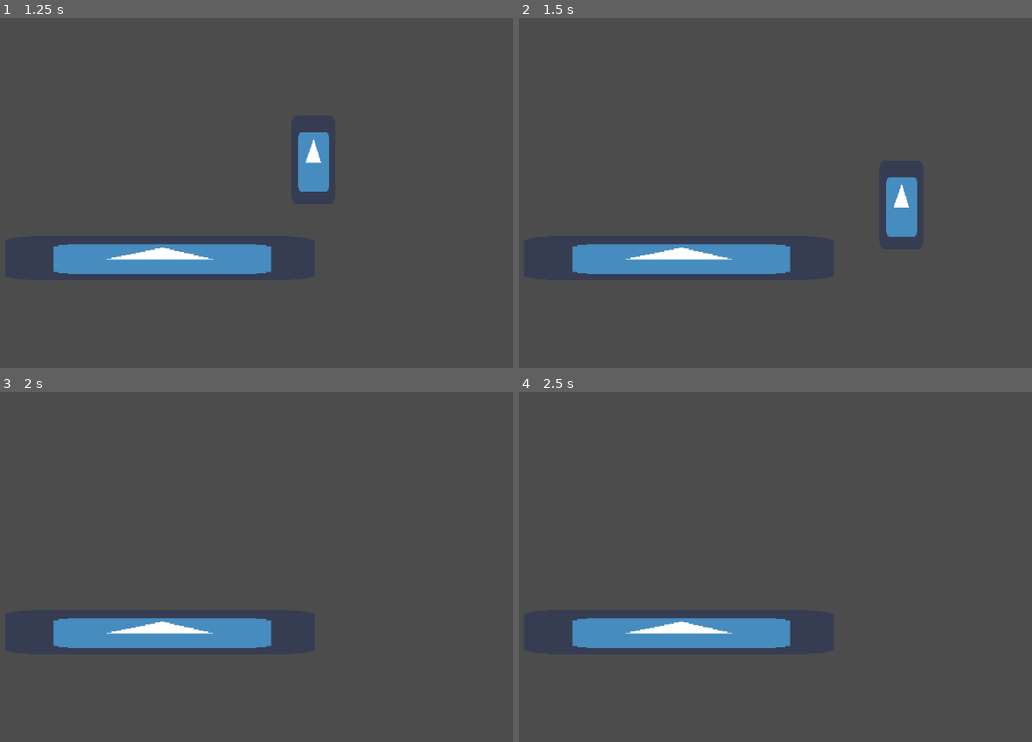
Above: before the commit, frames 1-4 (two rows, left to right).
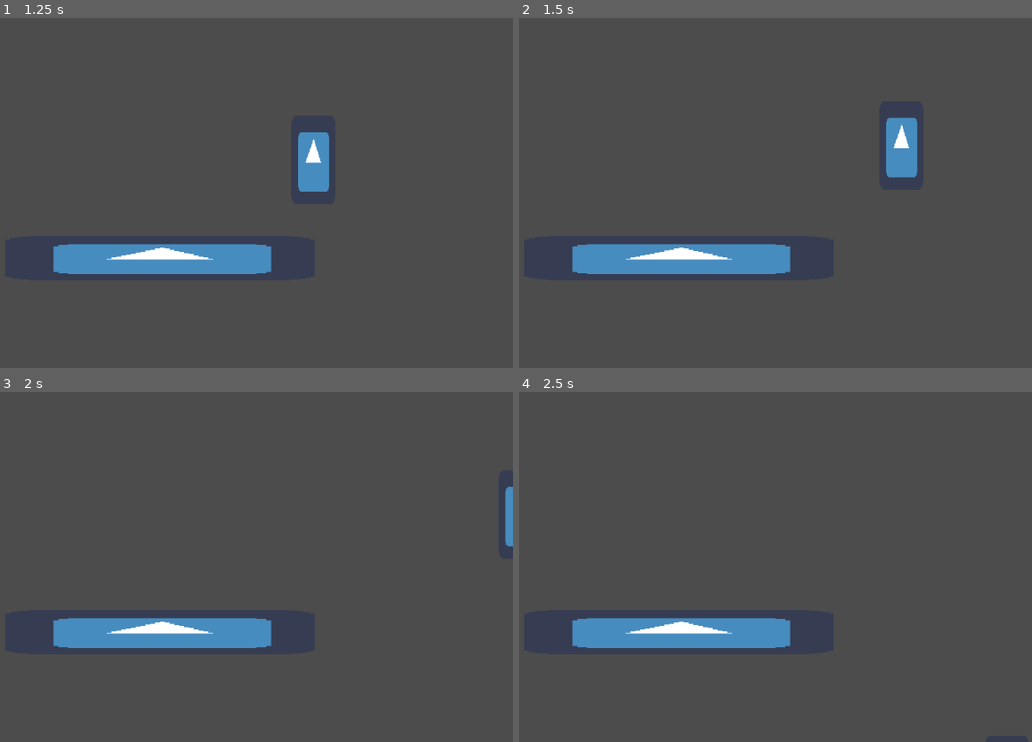
Above: after the commit, the same moments.

Repository: yzn-h/Smubble
Game: Godot game, scene res://Main.tscn
Same seed, same stepped clock (60 frames per second), same inputs: the game is played once before the commit and once after it. The engine's default icon, where the game draws it, is replaced by a stand-in: a white triangle on a blue panel in a dark square.
Inputs:
- Up to frame 1 (1.25 s): hold D (move_right) from 0.53 s (still down); hold Space (jump) from 0.53 s (still down)
- Up to frame 2 (1.5 s): keep holding D (move_right); release Space (jump) at 1.28 s; tap Space (jump) at 1.35 s
- Up to frame 3 (2 s): keep holding D (move_right); tap Space (jump) at 1.52, 1.82 s
- Up to frame 4 (2.5 s): release D (move_right) at 2.03 s; hold A (move_left) from 2.03 s (still down); hold Space (jump) from 2.03 s (still down)

Frame 1 is identical in both runs. In frame 2, 2.1% of the frame differs, in the area x 71-78%, y 28-63%; in frame 3, 0.3%; in frame 4, less than 0.1%.

Commit message:
Add Coyote jump

Diff:
--- a/Player/Player.gd
+++ b/Player/Player.gd
@@ -1,6 +1,8 @@
 extends KinematicBody2D
 
+
 onready var body = $body
+onready var coyoty_timer = $CoyoteTimer
 
 const UP = Vector2(0, -1)
 
@@ -23,12 +25,24 @@
 
 
 func _physics_process(delta):
+	if velocity.y >= 0 and is_jumping:
+		is_jumping = false
+	var was_on_floor = is_on_floor()
 	_get_input()
 	apply_gravity(delta)
 	velocity = move_and_slide(velocity, UP)
+	coyoty_jump(was_on_floor)
 
 func apply_gravity(delta):
-	velocity.y += gravity * delta
+	if coyoty_timer.is_stopped():
+		velocity.y += gravity * delta
+
+
+func coyoty_jump(was_on_floor):
+	if !is_on_floor() and was_on_floor and !is_jumping:
+		coyoty_timer.start()
+		velocity.y = 0
+
 
 func _get_input():
 	var move_direction = -int(Input.is_action_pressed("move_left")) + int(Input.is_action_pressed("move_right"))
@@ -43,7 +57,8 @@
 
 func _input(event):
 	if event.is_action_pressed("jump"):
-		if is_on_floor():
+		if is_on_floor() or !coyoty_timer.is_stopped():
+			coyoty_timer.stop()
 			jump()
 
 
--- a/Player/Player.tscn
+++ b/Player/Player.tscn
@@ -17,3 +17,5 @@
 [node name="Sprite" type="Sprite" parent="body"]
 scale = Vector2( 1, 2 )
 texture = ExtResource( 2 )
+
+[node name="CoyoteTimer" type="Timer" parent="."]
